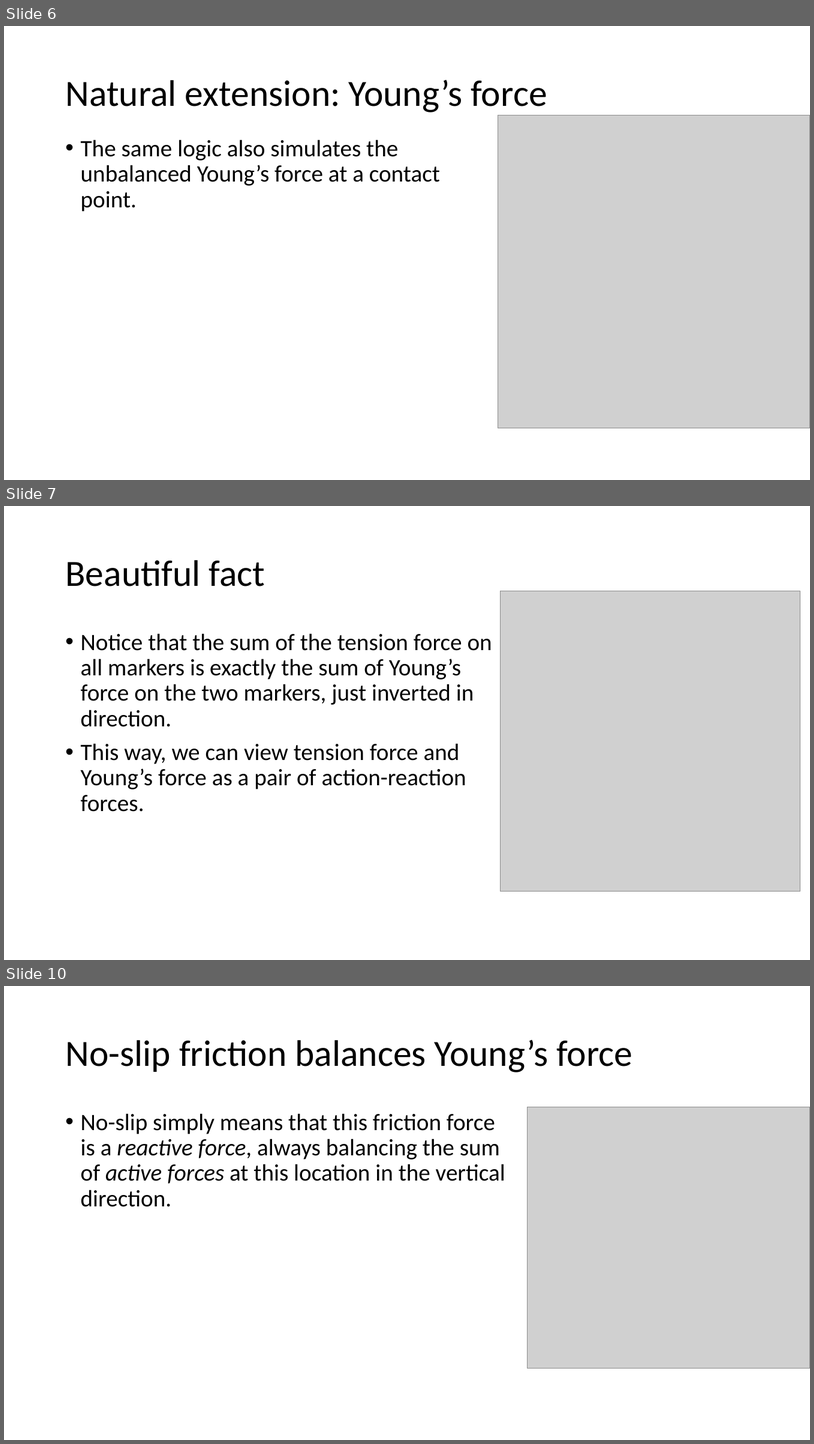
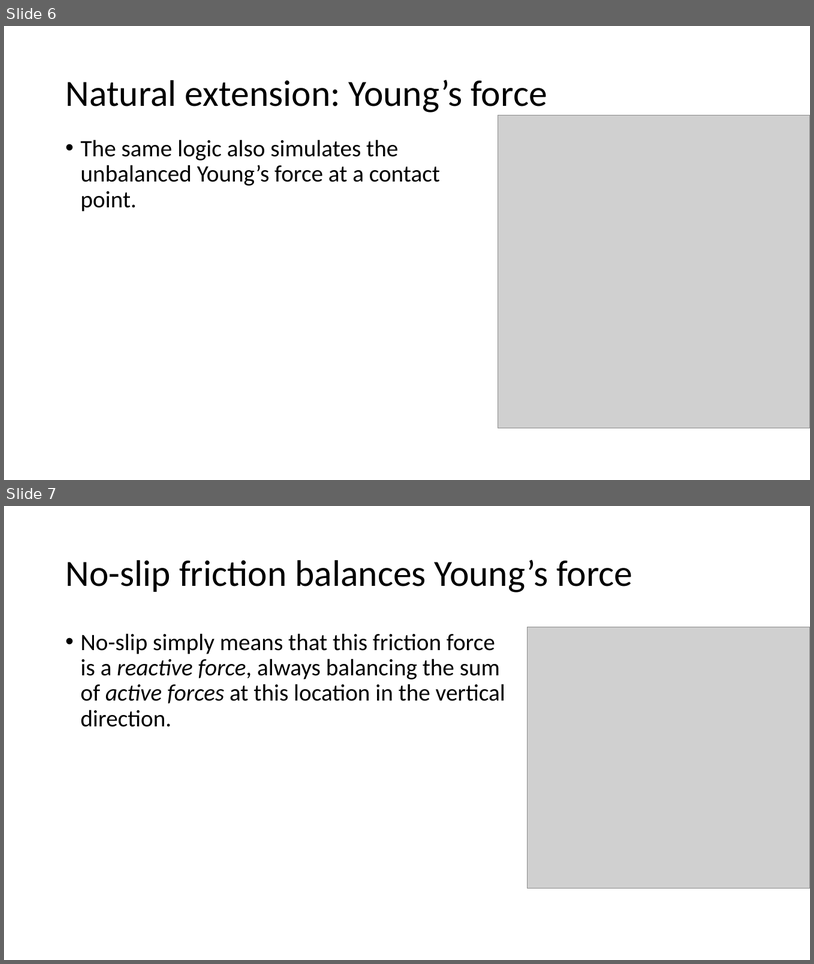
Before and after one commit to Daniel-Chin/droplet, a slide deck: APS_conf/slides.pptx. Shown one above the other, each under a label of ours: slides 6, 7 and 10 before the commit, slides 6 and 7 after it; the slides between them are not shown. The pictures are 814x1444 and 814x964 pixels, drawn with LibreOffice and Linux fonts; fonts in the diff are those of the drawing; grey boxes stand for pictures. Boxes give left, top, right and bottom in pixels: in the first picture for what was removed or moved away, otherwise in the second. Text is boxed around its words. In the diff, an @@ line names an element or a change of style, - is before the commit and + after.

```diff
--- a/APS_conf/slides.pptx
+++ b/APS_conf/slides.pptx
@@ slide 7 removed at <box>4,506,810,960</box>, background #FFFFFF @@
@@ title removed at <box>65,560,266,586</box> @@
-Beautiful fact
@@ picture removed at <box>501,591,801,891</box> @@
@@ text removed at <box>81,633,492,811</box> @@
-• Notice that the sum of the tension force on all markers is exactly the sum of Young’s force on the two markers, just inverted in direction.
-• This way, we can view tension force and Young’s force as a pair of action-reaction forces.
@@ what was slide 10 is now slide 7 @@
```
Also in this commit, not shown: 2 slides changed, 9 other slides removed.
